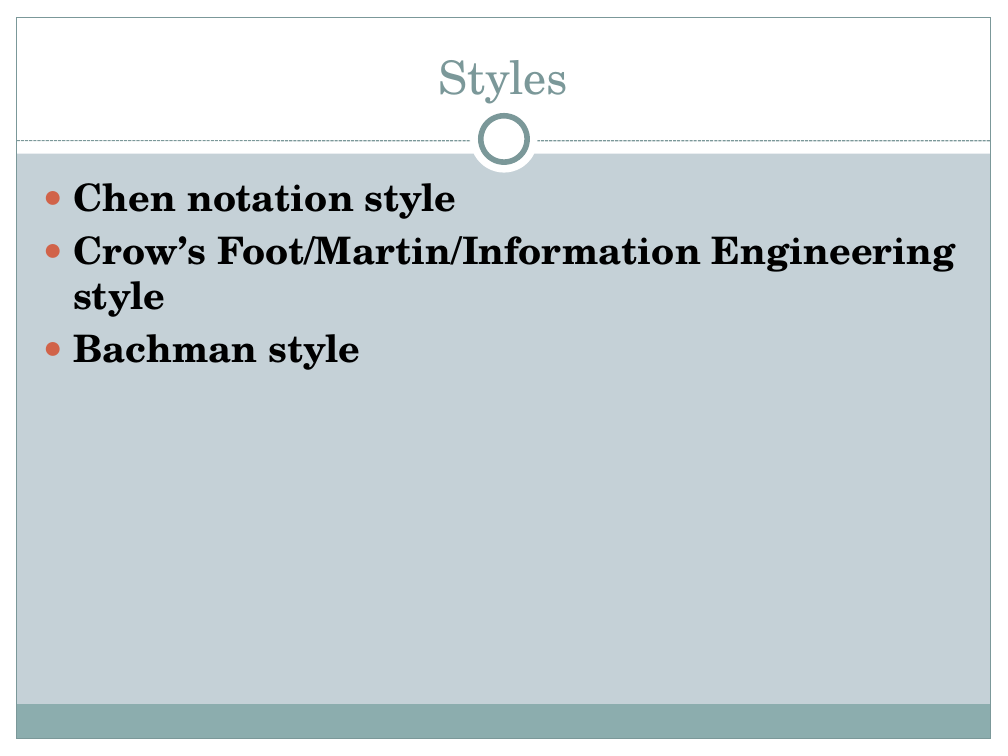
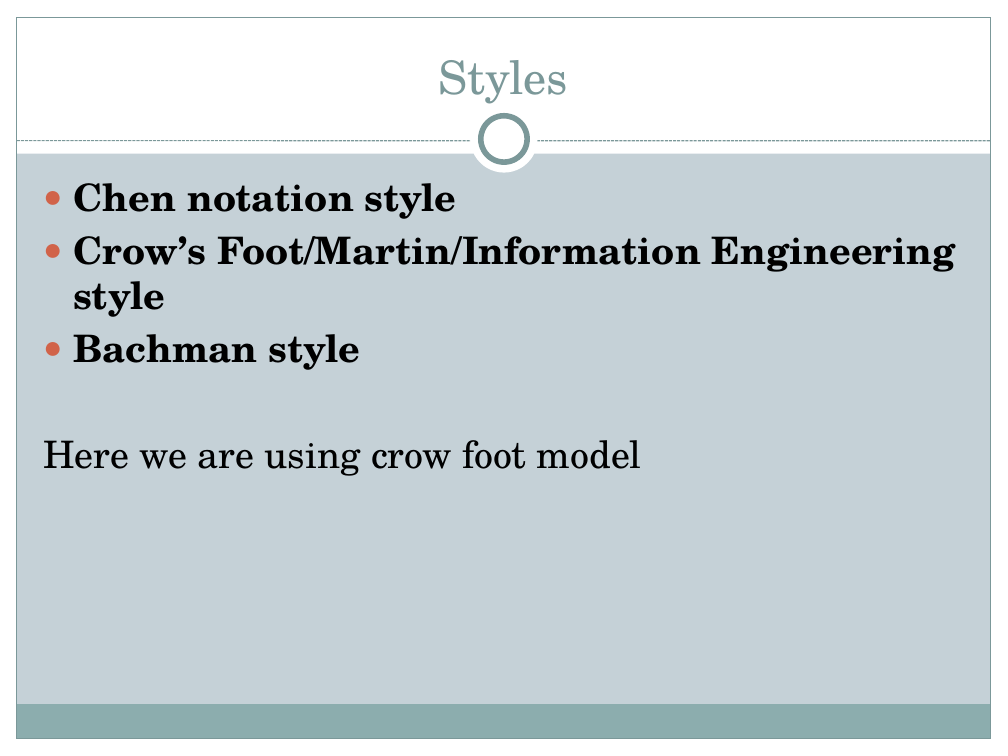
Before and after one commit to Bsccs/tutorial-site, a slide deck: slide 34 of documentation/project.pptx (slide 39 before the commit). Drawn at 1008x756 pixels with LibreOffice and Linux fonts; fonts in the diff are those of the drawing. Boxes give left, top, right and bottom in pixels: in the first picture for what was removed or moved away, otherwise in the second. Text is boxed around its words. In the diff, an @@ line names an element or a change of style, - is before the commit and + after.

```diff
--- a/documentation/project.pptx
+++ b/documentation/project.pptx
@@ text at <box>43,440,642,476</box>: paragraph added @@
+Here we are using crow foot model
```
Also in this commit, not shown: 10 other slides changed, 8 slides added, 7 slides removed, 13 other files.
